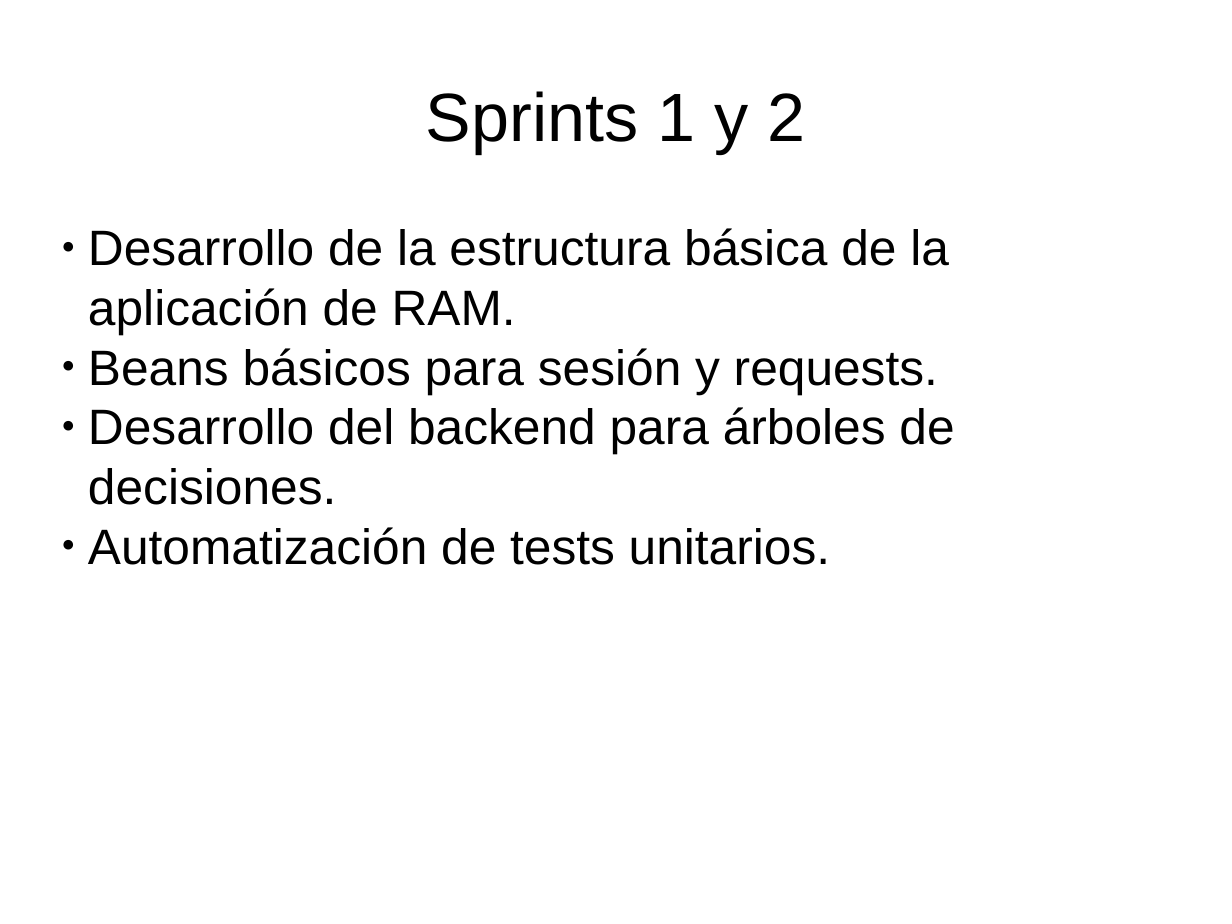
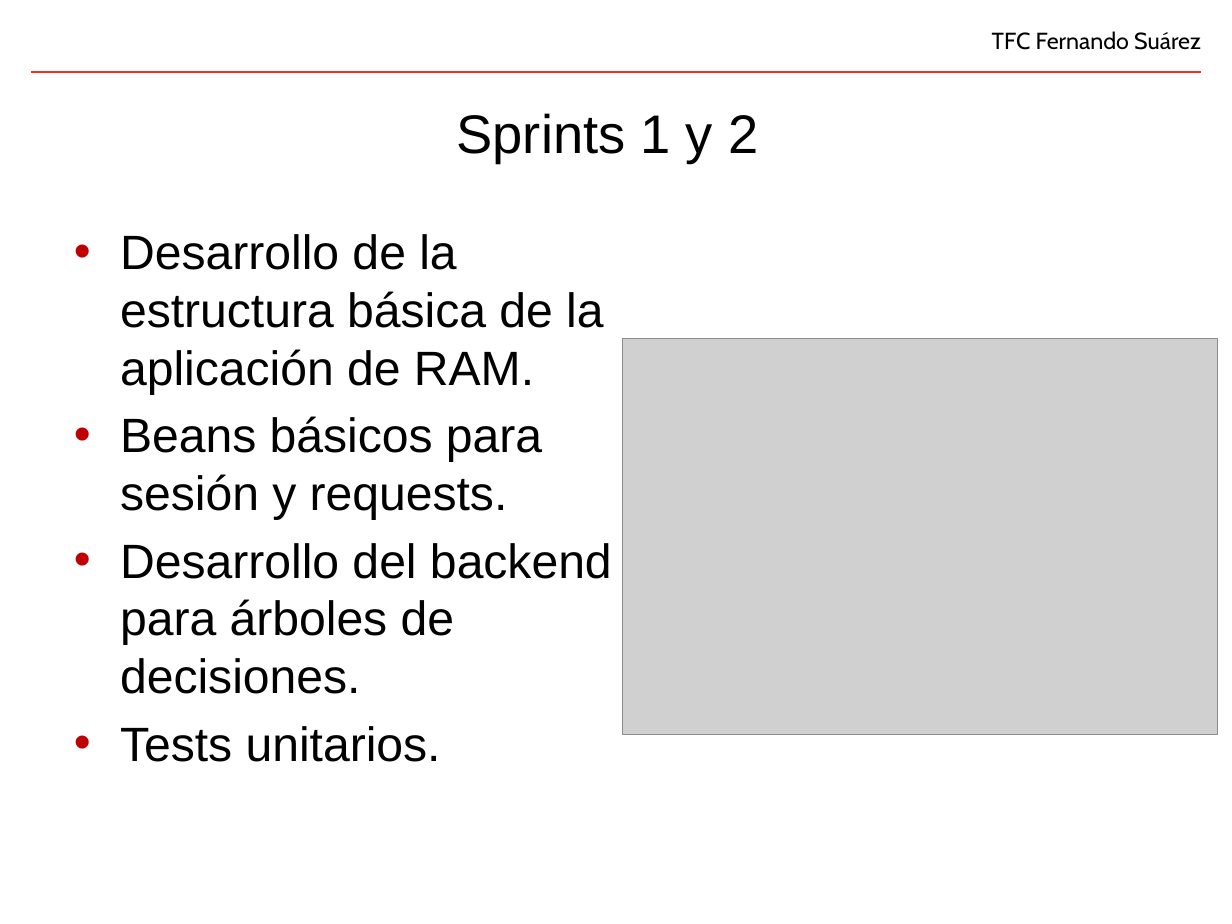
Before and after one commit to fsuarezj/toolBuilder-portlet, a slide deck: slide 16 of doc/presentation/presentacion.pptx. Drawn at 1232x924 pixels with LibreOffice and Linux fonts; fonts in the diff are those of the drawing; grey boxes stand for pictures; background and template pictures are left out. Boxes give left, top, right and bottom in pixels: in the first picture for what was removed or moved away, otherwise in the second. Text is boxed around its words. In the diff, an @@ line names an element or a change of style, - is before the commit and + after.

```diff
--- a/doc/presentation/presentacion.pptx
+++ b/doc/presentation/presentacion.pptx
@@ title "Sprints 1 y 2": place and size @@
-title "Sprints 1 y 2" at [426, 91, 805, 153]
+title "Sprints 1 y 2" at [457, 113, 758, 163]
@@ title "Sprints 1 y 2" at [457, 113, 758, 163]: size 44 to 35 pt @@
@@ text added at [992, 31, 1201, 50], 15 pt, text #000000 @@
+TFC Fernando Suárez
@@ line added from (1202, 72) to (31, 72), #EE3124 1.5 pt @@
@@ text at [120, 234, 612, 694]: size 32 to 31 pt in "Desarrollo de la estructura básica de la ...", "Beans básicos para sesión y requests.", "Desarrollo del backend para árboles de decisiones."; bullet ● to •; more space between paragraphs @@
@@ picture added at [623, 339, 1217, 735] @@
@@ text at [120, 726, 441, 762]: text changed; size 32 to 31 pt @@
-● Automatización de tests unitarios.
+• Tests unitarios.
```
Also in this commit, not shown: 18 other slides changed, 4 slides added, 5 slides removed, 2 other files.
